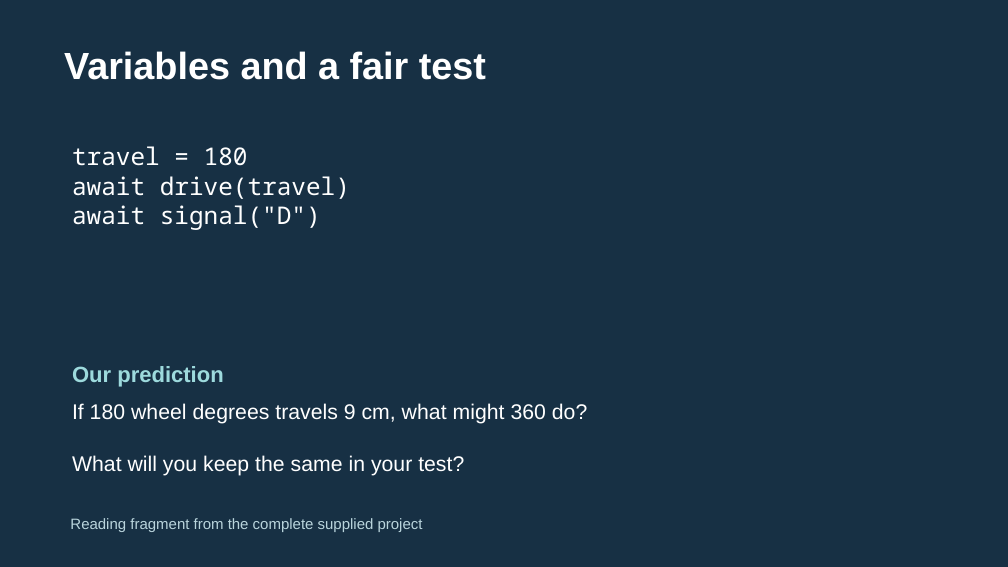
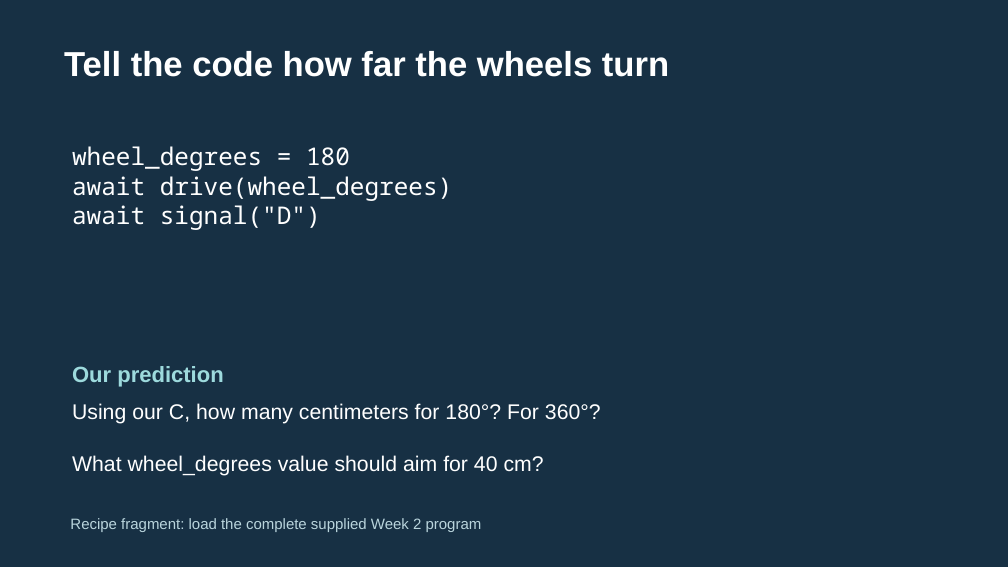
Before and after one commit to FRC999/YMCA-SPIKE-education, a slide deck: slide 8 of 03_Presentations/W02_delivery.pptx (slide 3 before the commit). Drawn at 1008x567 pixels with LibreOffice and Linux fonts; fonts in the diff are those of the drawing. Boxes give left, top, right and bottom in pixels: in the first picture for what was removed or moved away, otherwise in the second. Text is boxed around its words. In the diff, an @@ line names an element or a change of style, - is before the commit and + after.

Commit message:
Explain motors and wheel distance in Session 2 with complete teaching packet

```diff
--- a/03_Presentations/W02_delivery.pptx
+++ b/03_Presentations/W02_delivery.pptx
@@ text at (64,51,669,77): text changed; size 36 to 33 pt @@
-Variables and a fair test
+Tell the code how far the wheels turn
@@ text at (72,146,453,201): text changed @@
-travel = 180
-await drive(travel)
+wheel_degrees = 180
+await drive(wheel_degrees)
@@ text at (72,403,601,424): text changed @@
-If 180 wheel degrees travels 9 cm, what might 360 do?
+Using our C, how many centimeters for 180°? For 360°?
@@ text at (72,455,544,476): text changed @@
-What will you keep the same in your test?
+What wheel_degrees value should aim for 40 cm?
@@ text at (70,518,482,532): text changed @@
-Reading fragment from the complete supplied project
+Recipe fragment: load the complete supplied Week 2 program
```
Also in this commit, not shown: 3 other slides changed, 6 slides added, 1 slide removed, 31 other files.
